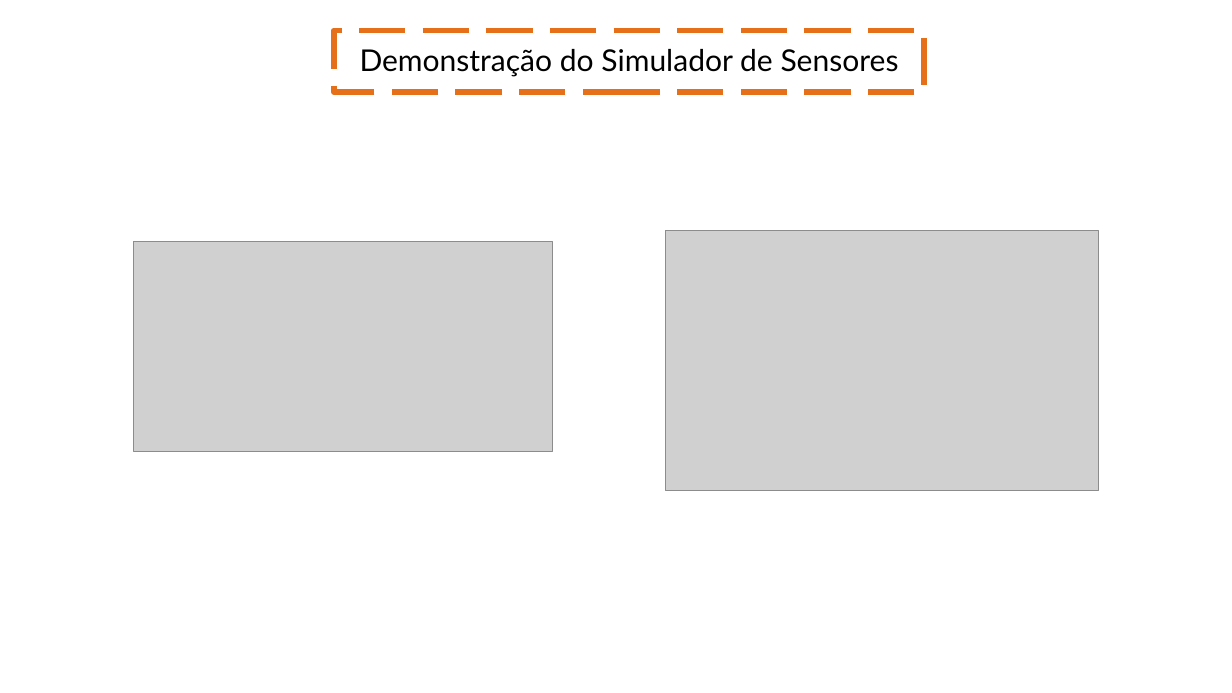
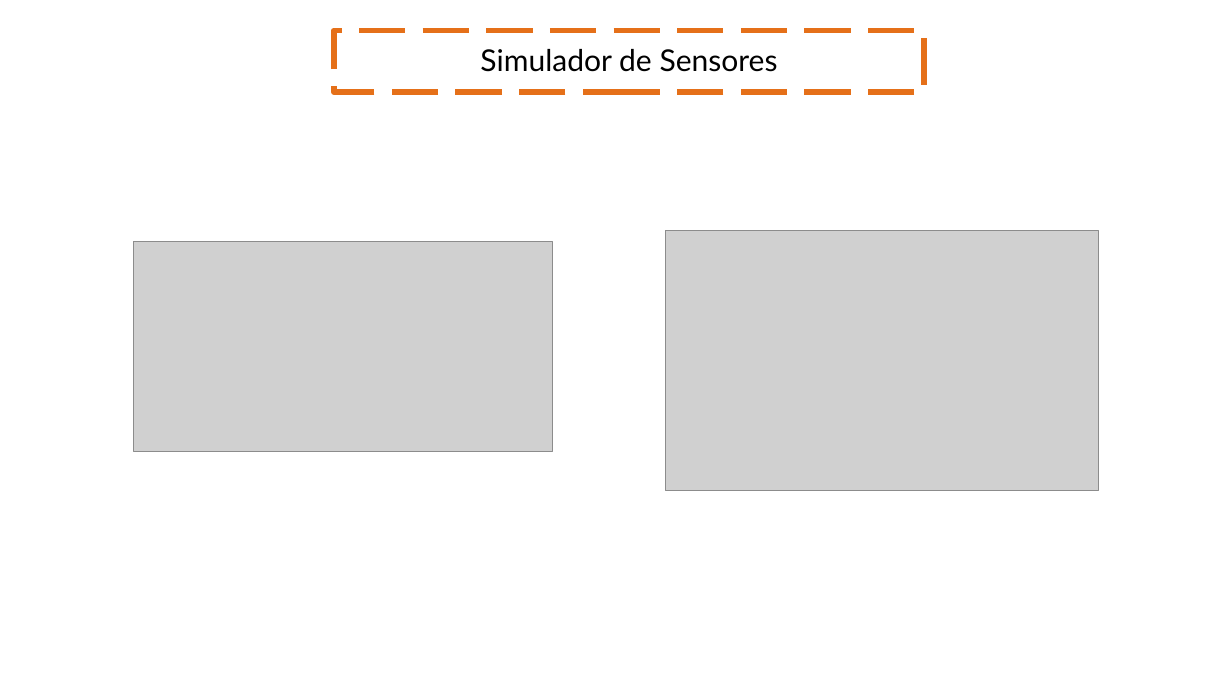
Before and after one commit to diegozn/busfacility, a slide deck: slide 11 of Apresentação/Sprint 2.pptx. Drawn at 1232x693 pixels with LibreOffice and Linux fonts; fonts in the diff are those of the drawing; grey boxes stand for pictures; background and template pictures are left out. Boxes give left, top, right and bottom in pixels: in the first picture for what was removed or moved away, otherwise in the second. Text is boxed around its words. In the diff, an @@ line names an element or a change of style, - is before the commit and + after.

```diff
--- a/Apresentação/Sprint 2.pptx
+++ b/Apresentação/Sprint 2.pptx
@@ text in rectangle at bbox=[480, 49, 778, 72]: text changed @@
-Demonstração do Simulador de Sensores
+Simulador de Sensores
```
Also in this commit, not shown: 1 other slide changed, 2 slides added, 1 slide removed.
